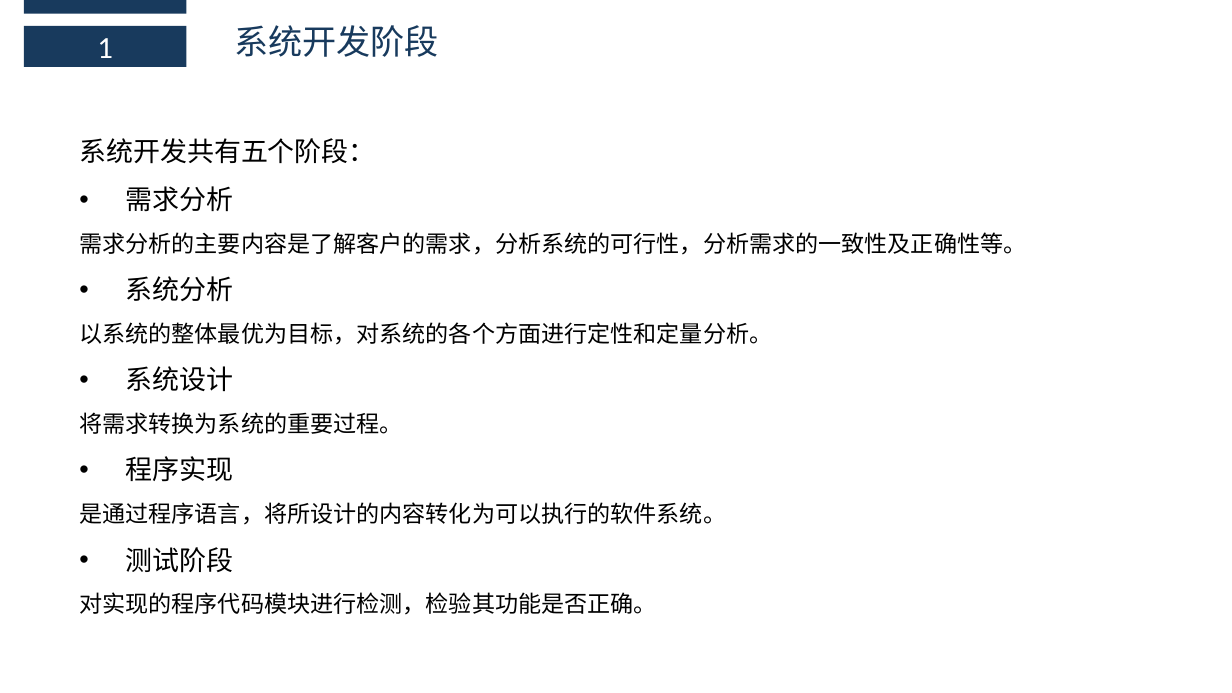
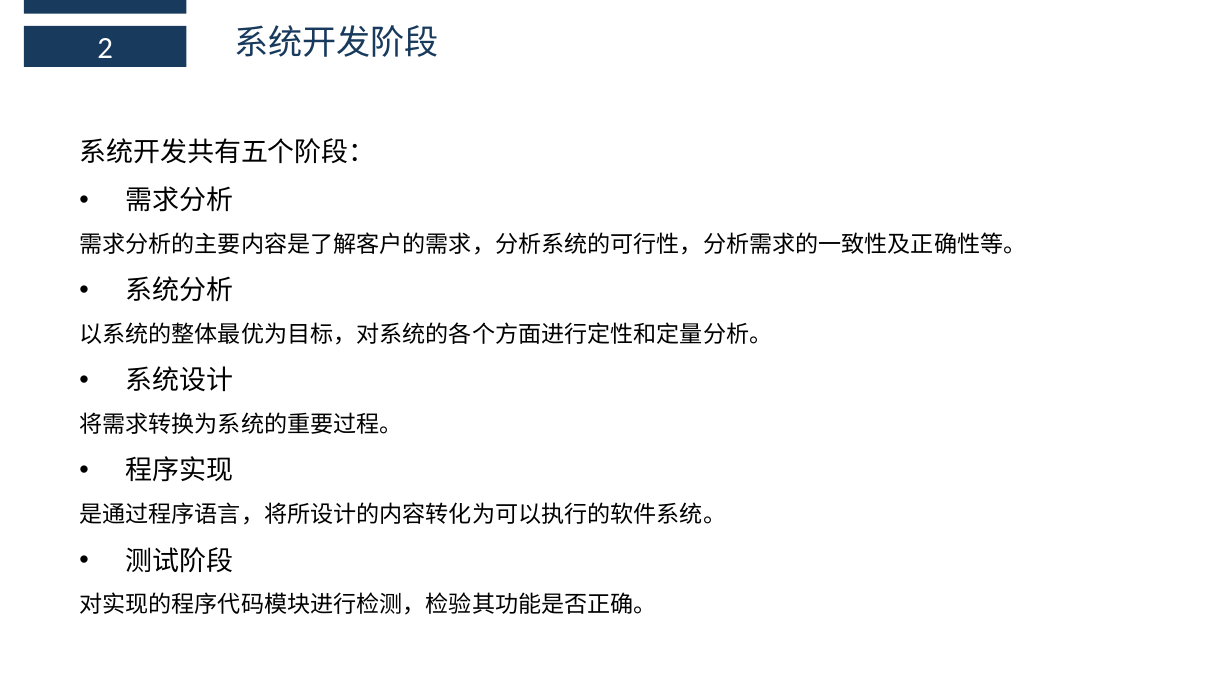
Before and after one commit to boboHh/AssistantTeaching, a slide deck: slide 8 of 非受控文档/03-蔡峰/PRD2018-G11-UML视图及系统开发阶段部分.pptx. Drawn at 1232x693 pixels with LibreOffice and Linux fonts; fonts in the diff are those of the drawing. Boxes give left, top, right and bottom in pixels: in the first picture for what was removed or moved away, otherwise in the second. Text is boxed around its words. In the diff, an @@ line names an element or a change of style, - is before the commit and + after.

Commit message:
1
1

```diff
--- a/非受控文档/03-蔡峰/PRD2018-G11-UML视图及系统开发阶段部分.pptx
+++ b/非受控文档/03-蔡峰/PRD2018-G11-UML视图及系统开发阶段部分.pptx
@@ text in rectangle at box(97, 38, 113, 58): text changed @@
-1
+2
```
Also in this commit, not shown: 2 slides added.
